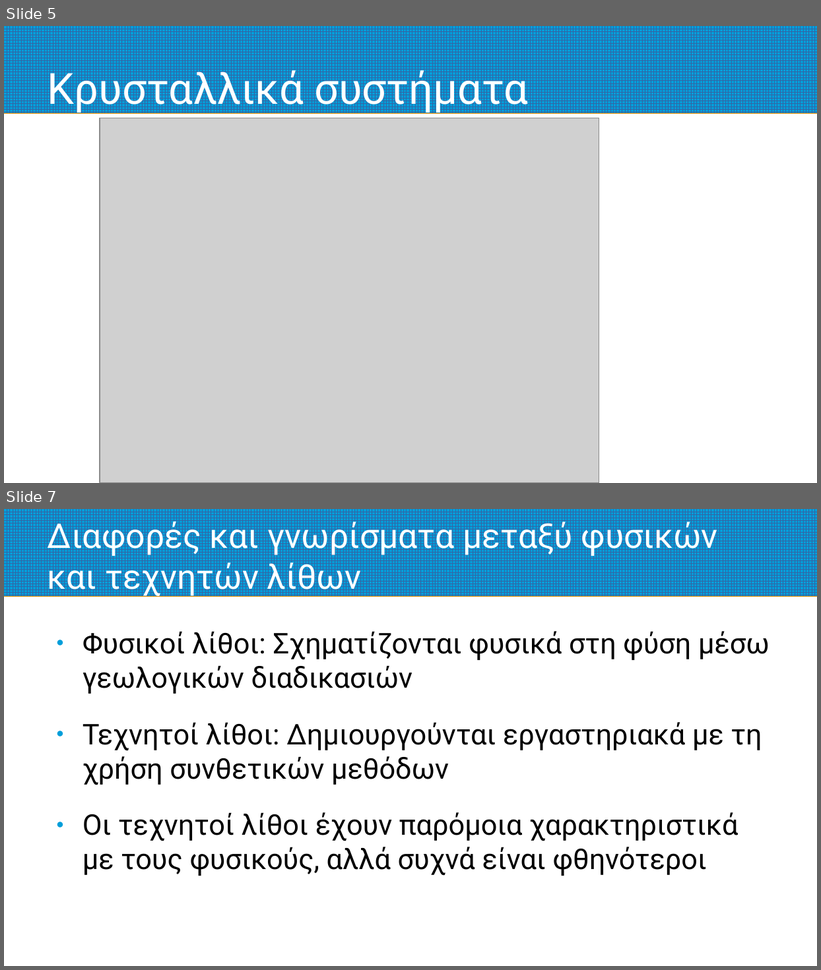
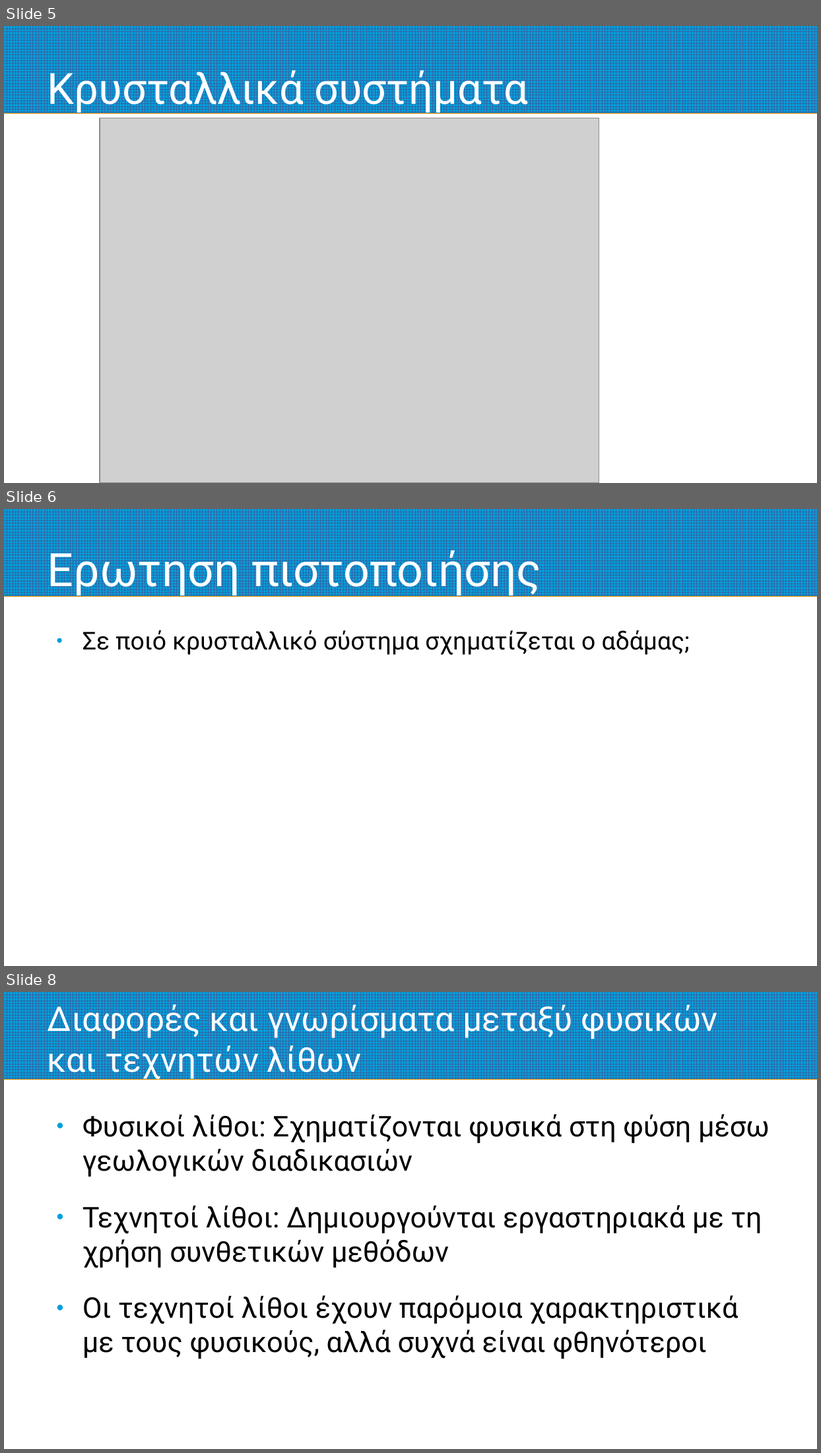
Before and after one commit to nickaiva/epas, a slide deck: preciousStones.odp. Shown one above the other, each under a label of ours: slides 5 and 7 before the commit, slides 5, 6 and 8 after it; the slides between them are not shown. The pictures are 821x970 and 821x1453 pixels, drawn with LibreOffice and Linux fonts; fonts in the diff are those of the drawing; grey boxes stand for pictures. Boxes give left, top, right and bottom in pixels: in the first picture for what was removed or moved away, otherwise in the second. Text is boxed around its words. In the diff, an @@ line names an element or a change of style, - is before the commit and + after.

```diff
--- a/preciousStones.odp
+++ b/preciousStones.odp
@@ slide 6 added at (4, 509, 817, 966), background #FFFFFF; not listed: 1 template element that a slide beside it also shows @@
@@ title added at (48, 545, 541, 597), 45 pt, text #FFFFFF @@
+Ερωτηση πιστοποιήσης
@@ text added at (83, 630, 690, 655), 24 pt, text #000000 @@
+● Σε ποιό κρυσταλλικό σύστημα σχηματίζεται ο αδάμας;
@@ what was slide 7 is now slide 8 @@
```
Also in this commit, not shown: 2 slides changed, 4 other slides added, 1 other file.
